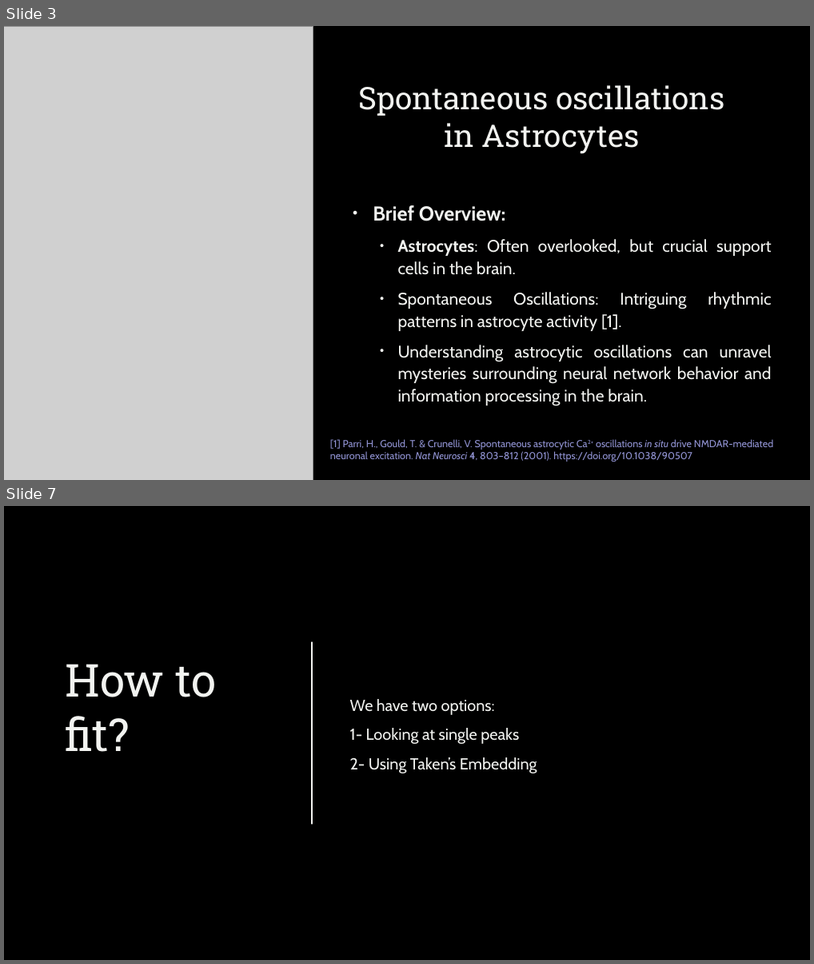
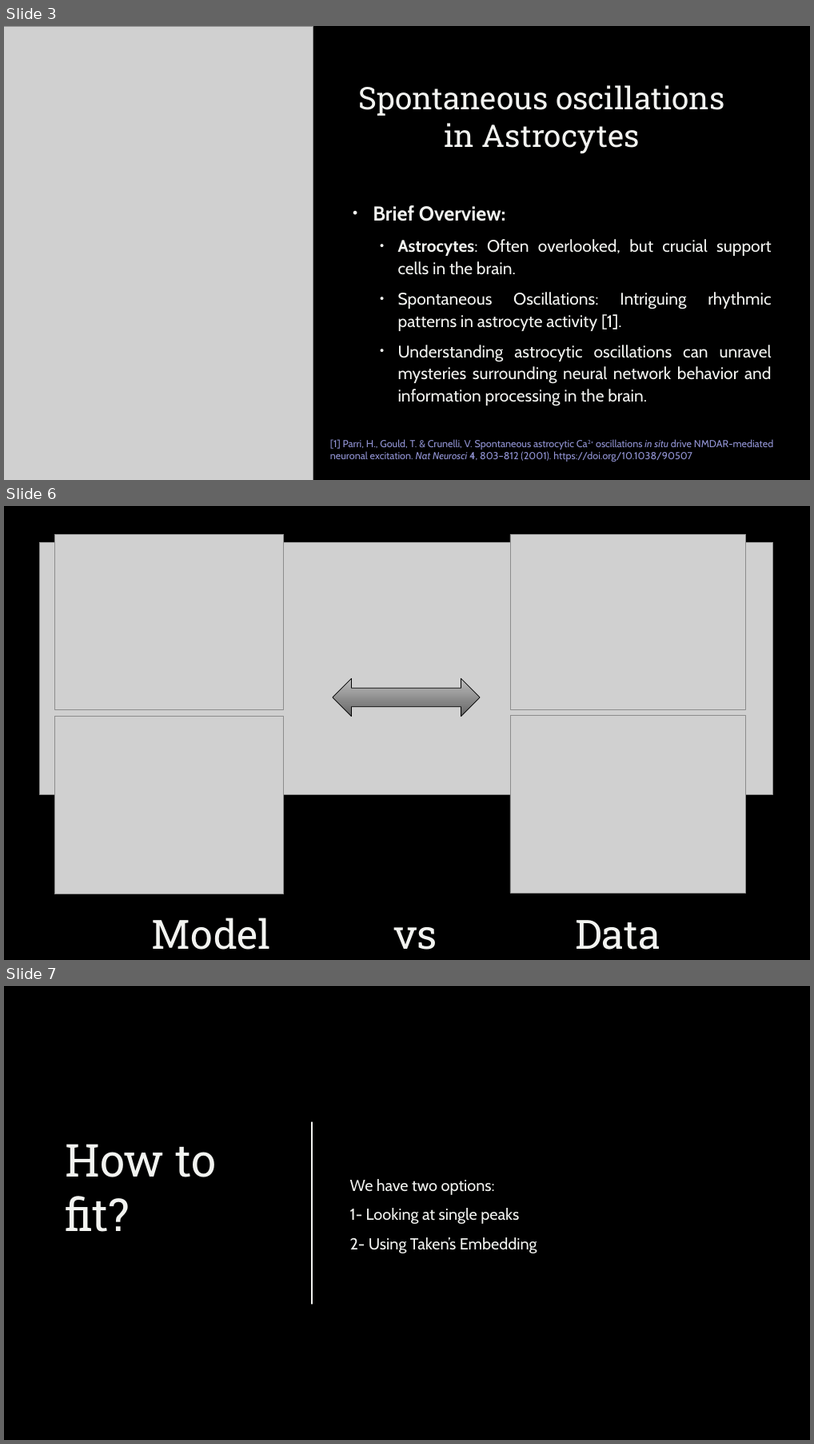
Before and after one commit to ekremdemirboga/modelling-calcium-oscillations-in-astrocytes, a slide deck: final/final.pptx. Shown one above the other, each under a label of ours: slides 3 and 7 before the commit, slides 3, 6 and 7 after it; the slides between them are not shown. The pictures are 814x964 and 814x1444 pixels, drawn with LibreOffice and Linux fonts; fonts in the diff are those of the drawing; grey boxes stand for pictures; background and template pictures are left out. Boxes give left, top, right and bottom in pixels: in the first picture for what was removed or moved away, otherwise in the second. Text is boxed around its words. In the diff, an @@ line names an element or a change of style, - is before the commit and + after.

```diff
--- a/final/final.pptx
+++ b/final/final.pptx
@@ slide 6 added at box(4, 506, 810, 960), background picture (left out) @@
@@ picture added at box(40, 542, 773, 795) @@
@@ picture added at box(54, 535, 283, 710) @@
@@ picture added at box(510, 535, 746, 710) @@
@@ left right arrow added at box(333, 679, 481, 716), fill gradient #BCBCBC to #656565, outline #000000 0.75 pt @@
@@ picture added at box(54, 716, 283, 894) @@
@@ picture added at box(510, 715, 746, 892) @@
@@ title added at box(152, 917, 661, 949), 48 pt, text #F2F3F0 @@
+Model vs Data
```
Also in this commit, not shown: 2 slides changed, 16 other slides added, 5 slides removed, 3 other files.
